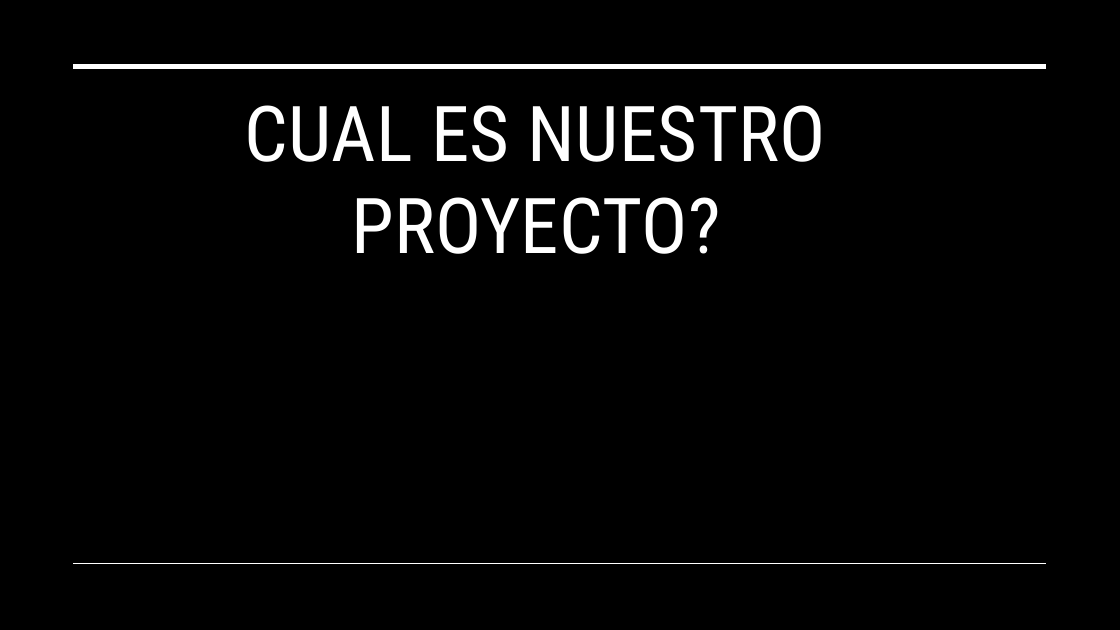
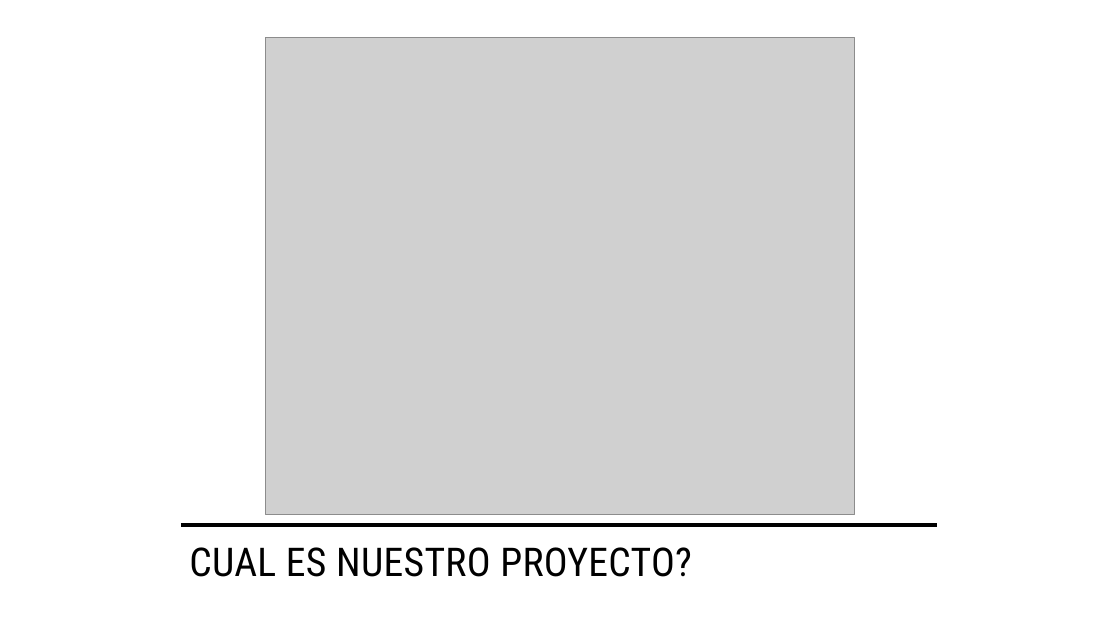
Before and after one commit to DiegoSicre/TestingUMA, a slide deck: slide 2 of ProyectoMant/Presentation.pptx. Drawn at 1120x630 pixels with LibreOffice and Linux fonts; fonts in the diff are those of the drawing; grey boxes stand for pictures. Boxes give left, top, right and bottom in pixels: in the first picture for what was removed or moved away, otherwise in the second. Text is boxed around its words. In the diff, an @@ line names an element or a change of style, - is before the commit and + after.

```diff
--- a/ProyectoMant/Presentation.pptx
+++ b/ProyectoMant/Presentation.pptx
@@ background #000000 to #FFFFFF @@
@@ picture added at [266, 37, 855, 514] @@
@@ line removed from (74, 66) to (1047, 66) @@
@@ title "CUAL ES NUESTRO PROYECTO?": place and size @@
-title "CUAL ES NUESTRO PROYECTO?" at [245, 105, 826, 254]
+title "CUAL ES NUESTRO PROYECTO?" at [189, 547, 692, 577]
@@ title "CUAL ES NUESTRO PROYECTO?" at [189, 547, 692, 577]: size 66 to 34 pt, text colour #FFFFFF to #000000; alignment centre to left; line spacing 1 to 0.9 @@
@@ line moved from (74, 564) - (1047, 564) to (181, 525) - (937, 525) @@
@@ line (181, 525) - (937, 525): stroke #FFFFFF 1 pt to #000000 3.5 pt @@
```
Also in this commit, not shown: 2 other slides changed.
